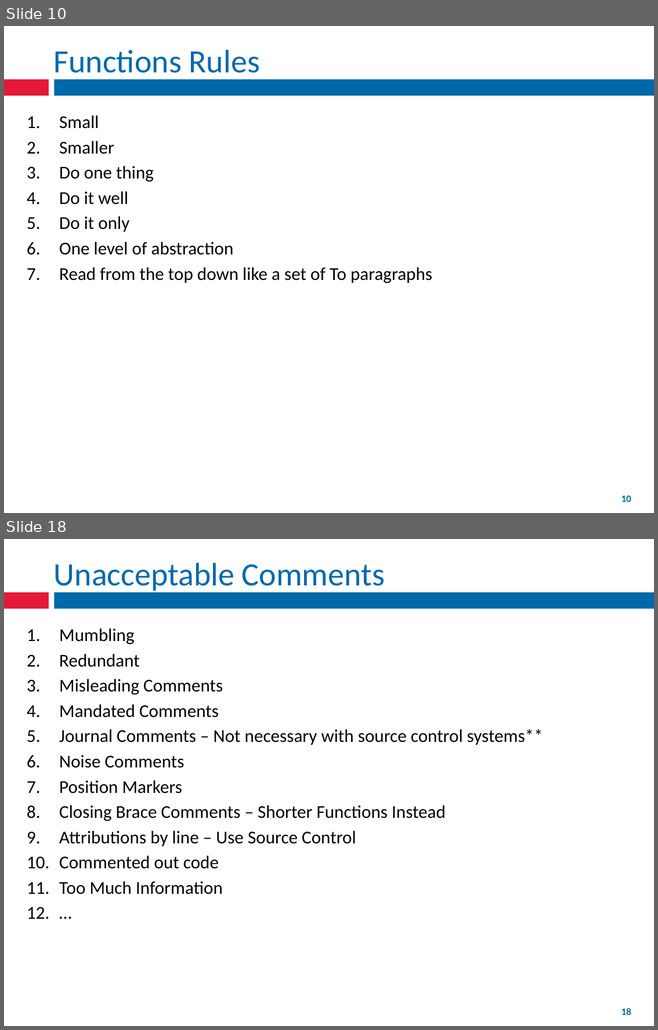
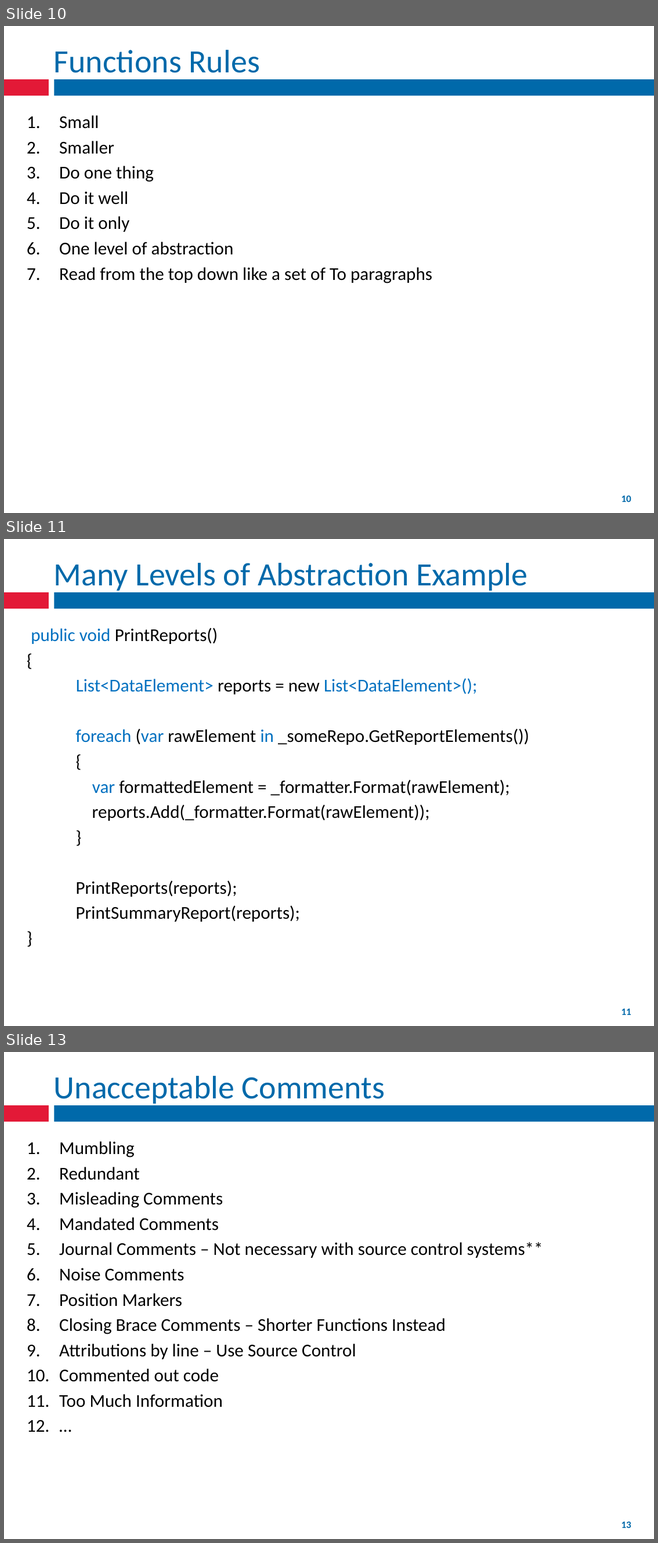
Before and after one commit to fernandozamoraj/Clean-Code-Presentation, a slide deck: Short Presentation/Clean Code.pptx. Shown one above the other, each under a label of ours: slides 10 and 18 before the commit, slides 10, 11 and 13 after it; the slides between them are not shown. The pictures are 658x1030 and 658x1543 pixels, drawn with LibreOffice and Linux fonts; fonts in the diff are those of the drawing. Boxes give left, top, right and bottom in pixels: in the first picture for what was removed or moved away, otherwise in the second. Text is boxed around its words. In the diff, an @@ line names an element or a change of style, - is before the commit and + after.

Commit message:
added an example of same level of abstraction

```diff
--- a/Short Presentation/Clean Code.pptx
+++ b/Short Presentation/Clean Code.pptx
@@ slide 11 added at (4, 539, 654, 1026), background #FFFFFF; not listed: 3 template elements that a slide beside it also shows @@
@@ title added at (54, 563, 527, 593), 36 pt, text #0069AA @@
+Many Levels of Abstraction Example
@@ text added at (31, 628, 529, 922), 20 pt, text #000000 @@
+public void PrintReports()
+{
+List<DataElement> reports = new List<DataElement>();
+foreach (var rawElement in _someRepo.GetReportElements())
+{
+var formattedElement = _formatter.Format(rawElement);
+reports.Add(_formatter.Format(rawElement));
+}
+PrintReports(reports);
+PrintSummaryReport(reports);
+}
@@ rectangle added at (183, 1005, 475, 1021), fill #FFFFFF, outline #FFFFFF 2 pt @@
@@ what was slide 18 is now slide 13 @@
@@ page number at (621, 1521, 631, 1528): text changed @@
-18
+13
```
Also in this commit, not shown: 2 slides changed, 4 other slides added.
